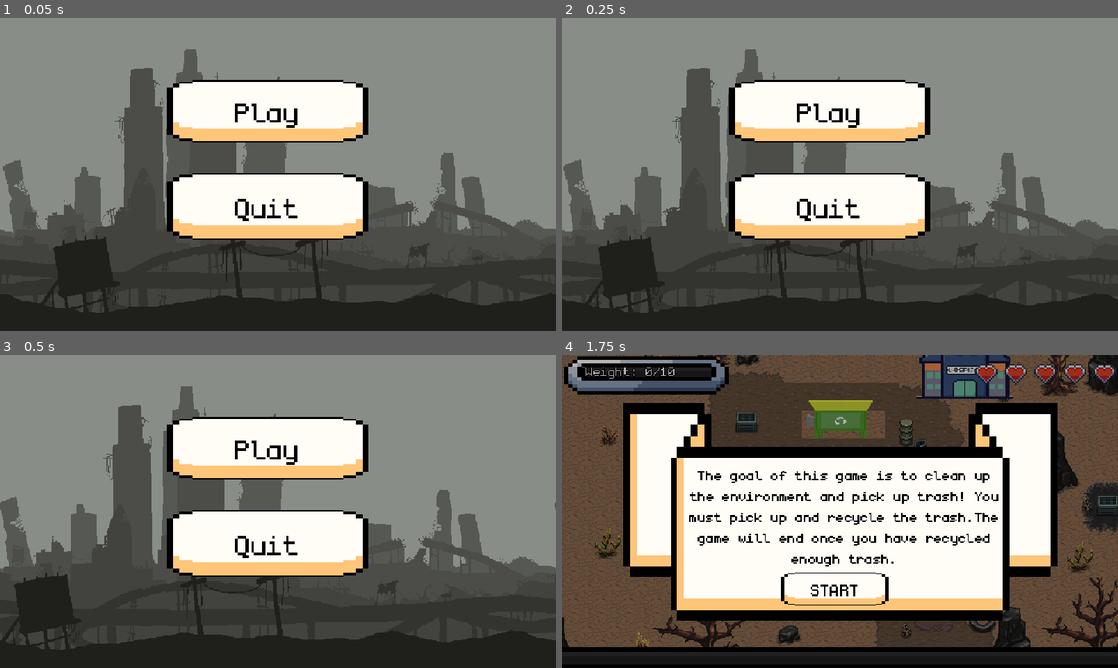
Above: before the commit, frames 1-4 (two rows, left to right).
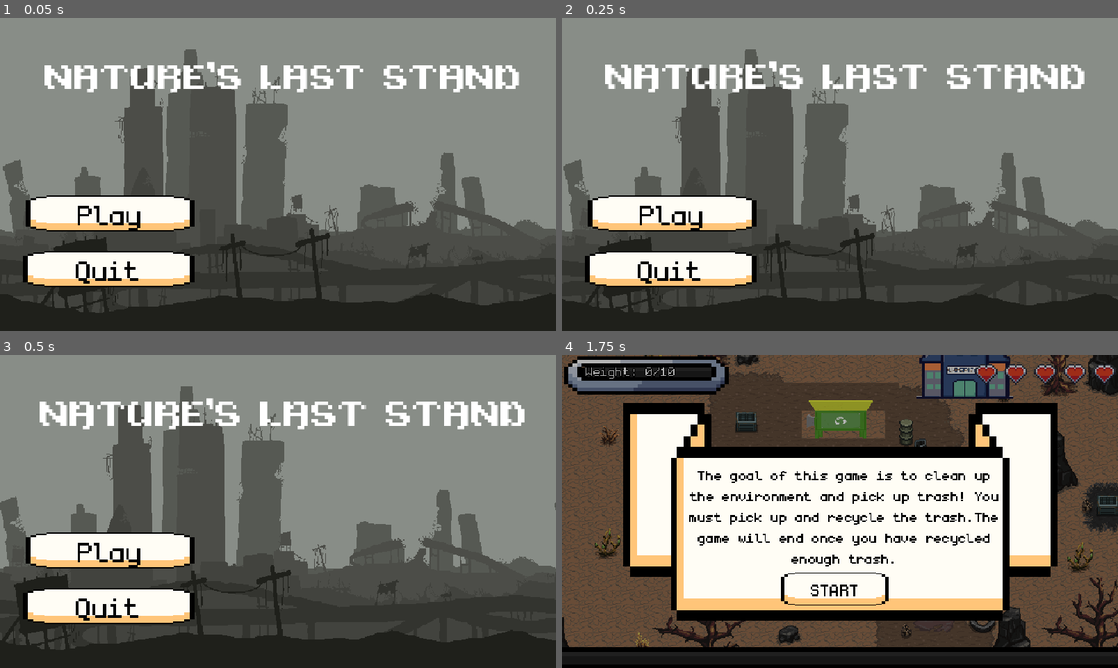
Above: after the commit, the same moments.

Repository: Sk1T/JeuDePolution
Game: Godot game, scene res://scene/menu.tscn
The game is run twice, just before and just after one commit, with the same random seed, the same clock (stepped at 60 frames per second) and the same inputs.
Inputs:
- Up to frame 1 (0.05 s): no input
- Up to frame 2 (0.25 s): no input
- Up to frame 3 (0.5 s): no input
- Up to frame 4 (1.75 s): click "Play" at 0.5 s; click "START" at 1.25 s

The runs differ from the first frame. In frame 1, 23% of the frame differs, in the area x 4-94%, y 14-86%; in frame 2, 23%; in frame 3, 23%, in the area x 4-95%, y 13-86%; in frame 4, nothing differs.

Commit message:
added name of the game and fixed bug of display weight

Diff:
--- a/scene/Station/station.gd
+++ b/scene/Station/station.gd
@@ -71,29 +71,38 @@
 func process_all_garbage(player):
 	if is_processing: return
 
-	# Si l'inventaire du joueur est vide
 	if player.inventory.size() == 0:
 		show_empty_warning()
 		return
+
 	is_processing = true
+
+	var earned_points = 0
+	for item in player.inventory:
+		earned_points += item["price"]
+
+	player.inventory.clear()
+	player.current_weight = 0.0
+	player.update_speed()
+
+	if player.ui_node:
+		player.ui_node.update_weight(0.0, player.max_weight)
+
 	if recycle_sound:
 		recycle_sound.pitch_scale = randf_range(0.9, 1.1)
 		recycle_sound.play()
+
 	shake_station(3.0)
+
 	await get_tree().create_timer(3.0).timeout
+
 	if recycle_sound:
 		recycle_sound.stop()
+
+	current_total += earned_points
+	progress_changed.emit(current_total, goal_price)
+
 	is_processing = false
-	# On vide l'inventaire et on ajoute les points au score total
-	for item in player.inventory:
-		current_total += item["price"]
-		progress_changed.emit(current_total, goal_price)
-
-	player.inventory.clear() # Vider l'inventaire du joueur
-	player.current_weight = 0.0
-	player.update_speed()
-	if player.ui_node:
-		player.ui_node.update_weight(0.0, player.max_weight)
 
 	check_win_condition()
 
--- a/scene/menu.tscn
+++ b/scene/menu.tscn
@@ -1,25 +1,88 @@
-[gd_scene load_steps=4 format=3 uid="uid://uiogfq54d7n7"]
+[gd_scene load_steps=8 format=3 uid="uid://uiogfq54d7n7"]
 
 [ext_resource type="Script" path="res://scene/Menu/menu.gd" id="1_u8cl0"]
 [ext_resource type="PackedScene" uid="uid://c26hi73uv1o32" path="res://scene/bg.tscn" id="2_0mthe"]
 [ext_resource type="AudioStream" uid="uid://bakm32wj7bour" path="res://Sounds/main_menu_music.mp3" id="3_iqhpb"]
+[ext_resource type="FontFile" uid="uid://c8e4s1dvjttk0" path="res://Assets/Bitfantasy.ttf" id="4_kccks"]
+
+[sub_resource type="Animation" id="Animation_cngsg"]
+resource_name = "show_and_pulse"
+length = 3.0
+loop_mode = 1
+tracks/0/type = "value"
+tracks/0/imported = false
+tracks/0/enabled = true
+tracks/0/path = NodePath(".:modulate")
+tracks/0/interp = 1
+tracks/0/loop_wrap = true
+tracks/0/keys = {
+"times": PackedFloat32Array(0, 3),
+"transitions": PackedFloat32Array(1, 1),
+"update": 0,
+"values": [Color(1, 1, 1, 1), Color(1, 1, 1, 1)]
+}
+tracks/1/type = "value"
+tracks/1/imported = false
+tracks/1/enabled = true
+tracks/1/path = NodePath(".:scale")
+tracks/1/interp = 1
+tracks/1/loop_wrap = true
+tracks/1/keys = {
+"times": PackedFloat32Array(0, 1, 1.76667, 2.5, 3),
+"transitions": PackedFloat32Array(1, 1, 1, 1, 1),
+"update": 0,
+"values": [Vector2(1, 1), Vector2(1.052, 1.052), Vector2(1, 1), Vector2(1.05, 1.05), Vector2(1, 1)]
+}
+
+[sub_resource type="Animation" id="Animation_3e2sp"]
+length = 0.001
+tracks/0/type = "value"
+tracks/0/imported = false
+tracks/0/enabled = true
+tracks/0/path = NodePath(".:modulate")
+tracks/0/interp = 1
+tracks/0/loop_wrap = true
+tracks/0/keys = {
+"times": PackedFloat32Array(0),
+"transitions": PackedFloat32Array(1),
+"update": 0,
+"values": [Color(1, 1, 1, 0)]
+}
+tracks/1/type = "value"
+tracks/1/imported = false
+tracks/1/enabled = true
+tracks/1/path = NodePath(".:scale")
+tracks/1/interp = 1
+tracks/1/loop_wrap = true
+tracks/1/keys = {
+"times": PackedFloat32Array(0),
+"transitions": PackedFloat32Array(1),
+"update": 0,
+"values": [Vector2(0.5, 0.5)]
+}
+
+[sub_resource type="AnimationLibrary" id="AnimationLibrary_n0fk2"]
+_data = {
+"RESET": SubResource("Animation_3e2sp"),
+"show_and_pulse": SubResource("Animation_cngsg")
+}
 
 [node name="Menu" type="Node2D"]
 script = ExtResource("1_u8cl0")
 
 [node name="Play" type="Button" parent="."]
-offset_left = 192.0
-offset_top = 71.0
-offset_right = 424.0
-offset_bottom = 143.0
+offset_left = 29.0
+offset_top = 204.0
+offset_right = 224.0
+offset_bottom = 245.0
 theme_override_font_sizes/font_size = 50
 text = "Play"
 
 [node name="Quit" type="Button" parent="."]
-offset_left = 192.0
-offset_top = 178.0
-offset_right = 424.0
-offset_bottom = 255.0
+offset_left = 26.0
+offset_top = 268.0
+offset_right = 224.0
+offset_bottom = 309.0
 theme_override_font_sizes/font_size = 50
 text = "Quit"
 
@@ -30,5 +93,30 @@
 volume_db = -5.0
 autoplay = true
 
+[node name="Label" type="Label" parent="."]
+modulate = Color(1, 1, 1, 0)
+anchors_preset = 8
+anchor_left = 0.5
+anchor_top = 0.5
+anchor_right = 0.5
+anchor_bottom = 0.5
+offset_left = 52.0
+offset_top = 40.0
+offset_right = 601.0
+offset_bottom = 115.0
+grow_horizontal = 2
+grow_vertical = 2
+scale = Vector2(0.5, 0.5)
+pivot_offset = Vector2(255.455, 43.6364)
+theme_override_fonts/font = ExtResource("4_kccks")
+theme_override_font_sizes/font_size = 61
+text = "NATURE'S LAST STAND"
+
+[node name="AnimationPlayer" type="AnimationPlayer" parent="Label"]
+libraries = {
+"": SubResource("AnimationLibrary_n0fk2")
+}
+autoplay = "show_and_pulse"
+
 [connection signal="pressed" from="Play" to="." method="_on_play_pressed"]
 [connection signal="pressed" from="Quit" to="." method="_on_quit_pressed"]
--- a/scene/transition.tscn
+++ b/scene/transition.tscn
@@ -2,8 +2,7 @@
 
 [ext_resource type="Script" path="res://transition.gd" id="1_p35kg"]
 
-[sub_resource type="Animation" id="Animation_qjoh1"]
-resource_name = "fade"
+[sub_resource type="Animation" id="Animation_i2n7t"]
 length = 0.5
 tracks/0/type = "value"
 tracks/0/imported = false
@@ -18,7 +17,8 @@
 "values": [Color(1, 1, 1, 0), Color(1, 1, 1, 1)]
 }
 
-[sub_resource type="Animation" id="Animation_i2n7t"]
+[sub_resource type="Animation" id="Animation_qjoh1"]
+resource_name = "fade"
 length = 0.5
 tracks/0/type = "value"
 tracks/0/imported = false
Binary file added: Assets/Bitfantasy.ttf
Not shown, added: Assets/Bitfantasy.ttf.import
